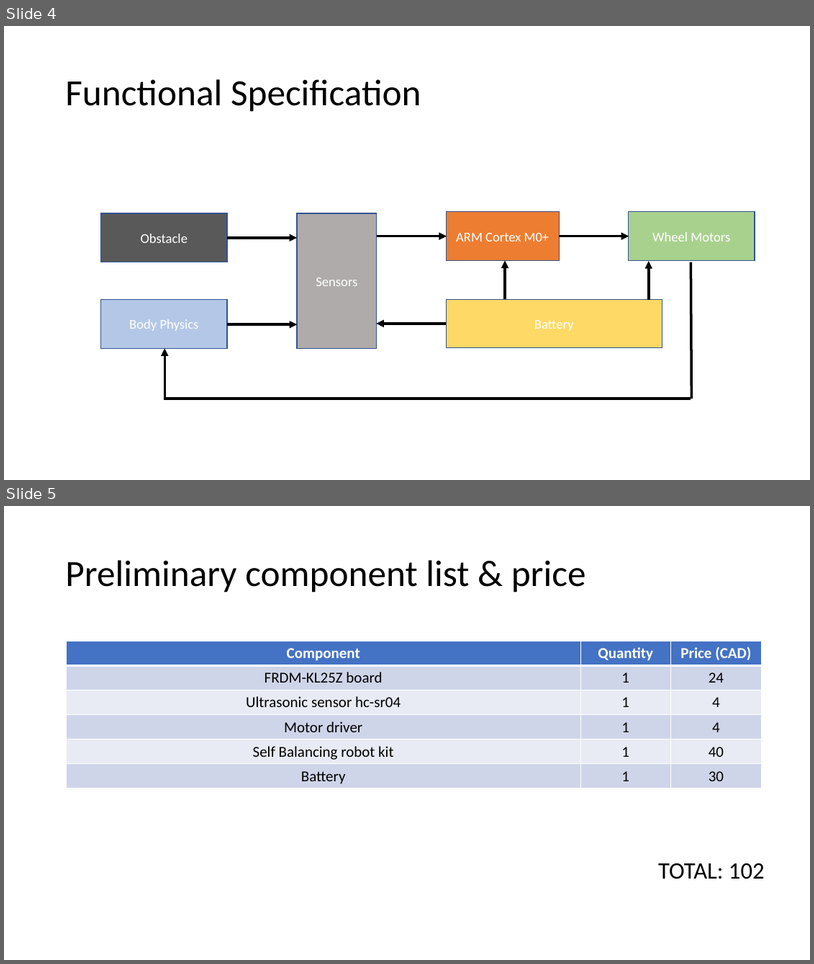
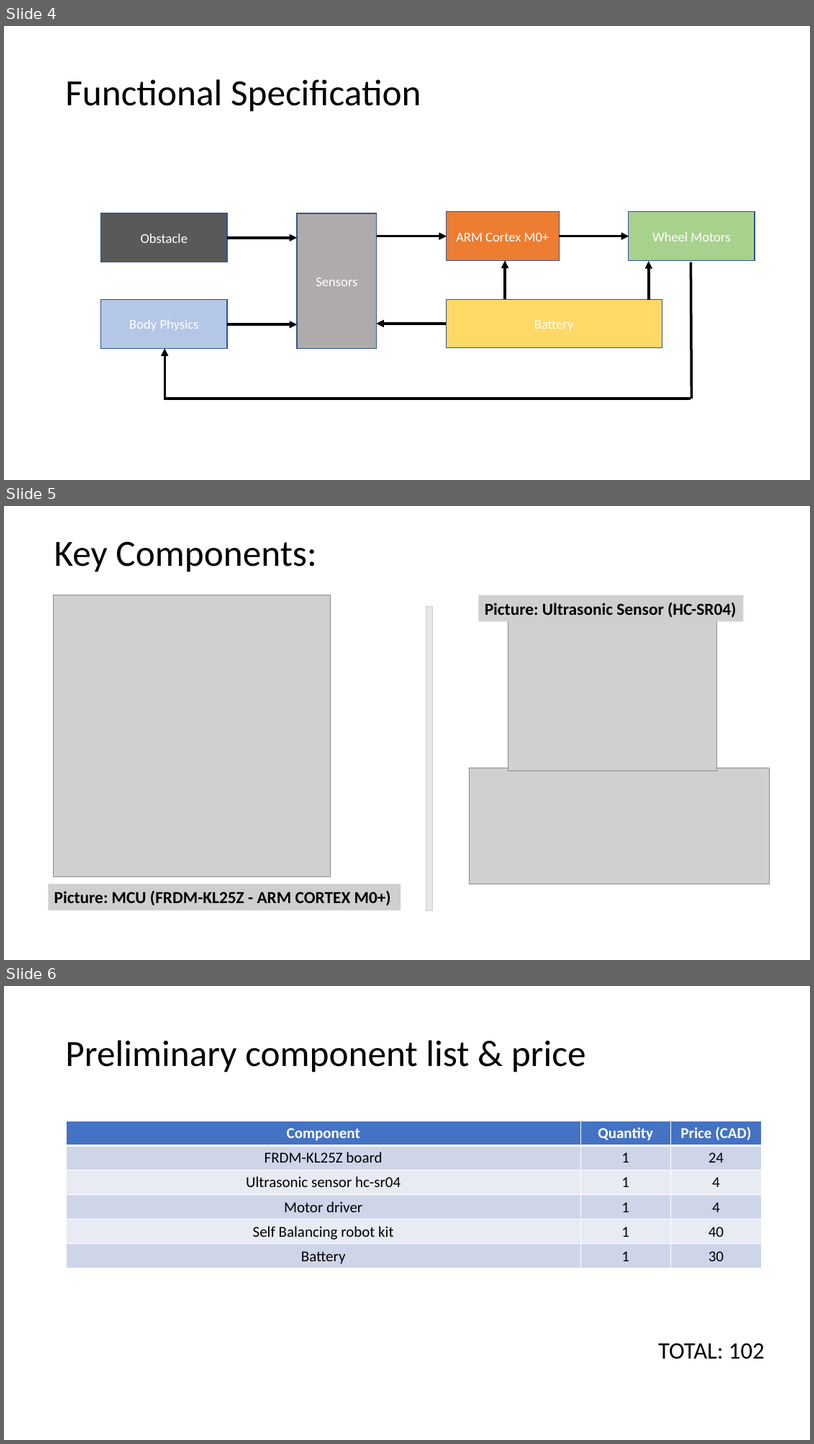
Before and after one commit to hpetre/COEN-6711, a slide deck: Documents/project_proposal.pptx. Shown one above the other, each under a label of ours: slides 4 and 5 before the commit, slides 4, 5 and 6 after it. The pictures are 814x964 and 814x1444 pixels, drawn with LibreOffice and Linux fonts; fonts in the diff are those of the drawing; grey boxes stand for pictures. Boxes give left, top, right and bottom in pixels: in the first picture for what was removed or moved away, otherwise in the second. Text is boxed around its words. In the diff, an @@ line names an element or a change of style, - is before the commit and + after.

```diff
--- a/Documents/project_proposal.pptx
+++ b/Documents/project_proposal.pptx
@@ slide 5 added at (x1=4, y1=506, x2=810, y2=960), background #FFFFFF @@
@@ text added at (x1=54, y1=541, x2=316, y2=572), 44 pt, text #000000 @@
+Key Components:
@@ picture added at (x1=54, y1=595, x2=331, y2=876) @@
@@ rectangle added at (x1=426, y1=606, x2=433, y2=910), fill #E7E6E6, outline #D0CECE 1 pt @@
@@ rectangle added at (x1=479, y1=595, x2=744, y2=621), fill #D0CECE, 20 pt, text #000000, bold @@
+Picture: Ultrasonic Sensor (HC-SR04)
@@ picture added at (x1=508, y1=614, x2=718, y2=771) @@
@@ picture added at (x1=469, y1=768, x2=770, y2=884) @@
@@ rectangle added at (x1=48, y1=883, x2=401, y2=910), fill #D0CECE, 20 pt, text #000000, bold @@
+Picture: MCU (FRDM-KL25Z - ARM CORTEX M0+)
@@ what was slide 5 is now slide 6 @@
```
Also in this commit, not shown: 1 slide changed.
